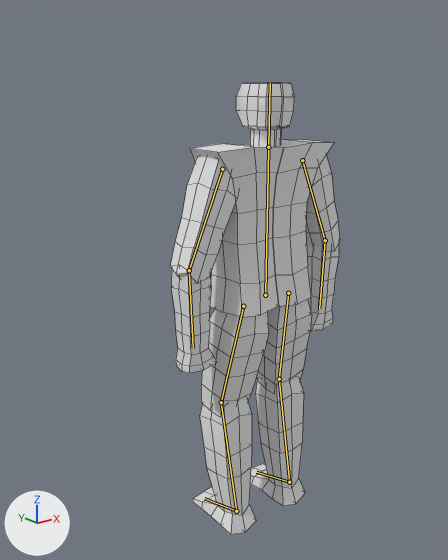
The Blender file Godot/Blender/Shambler/shambler.blend as it was, and as the next commit left it.
One viewpoint serves both versions: a 50 mm lens placed at (-2.58, -2.8, 2.93), pointed at (0.13, 0.59, 1.57). The lights are fixed; the arrows at lower left show +X, +Y and +Z. The bones that bend it are drawn over the model as lines. Mesh edges are drawn as thin lines.
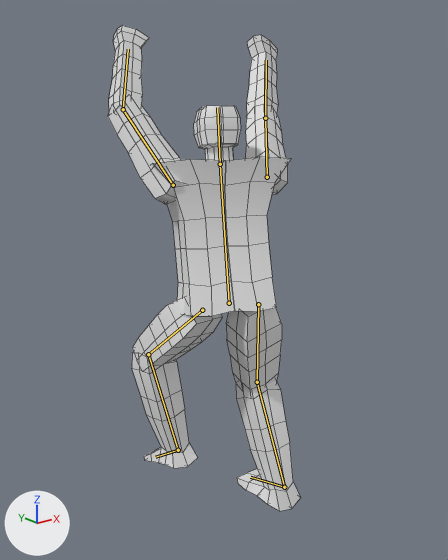
The newer file adds an action. The first version stands in its rest pose; the second is drawn at frame 6 of the action 'attack'.

Where the change shows, as pixel boxes (x1, y1, x2, y2) in the pictures (448 x 560 px):
'Cube', posed (13% wider, 8% taller): before (170, 83, 340, 534); after (108, 26, 301, 511)
bone 'body', root to tip: before (265, 295) to (268, 147); after (229, 303) to (220, 164)
bone 'head', root to tip: before (268, 147) to (270, 82); after (220, 164) to (217, 107)
bone 'upperarm.l', root to tip: before (222, 169) to (189, 270); after (173, 185) to (123, 109)
bone 'lowerarm.l', root to tip: before (189, 270) to (193, 348); after (123, 109) to (128, 49)
bone 'upperarm.r', root to tip: before (302, 160) to (325, 240); after (267, 177) to (265, 118)
bone 'lowerarm.r', root to tip: before (325, 240) to (319, 308); after (265, 118) to (266, 60)

Edits to the bpy script that builds the scene:
```text
Change bone_body:
    where bone_body = bpy.data.objects['Armature'].pose.bones['body']
    bone_body.location: (0.0, 0.0, 0.0) -> (-0.298, -0.123, 0.06)
    bone_body.rotation_quaternion: (1.0, 0.0, 0.0, 0.0) -> (0.974, -0.023, -0.196, 0.114)  # degrees (0, 0, 0) -> degrees (-6, -22, 14)
Change bone_head:
    where bone_head = bpy.data.objects['Armature'].pose.bones['head']  # child of 'body'
    bone_head.rotation_quaternion: (1.0, 0.0, 0.0, 0.0) -> (1.0, -0.004, -0.019, -0.012)  # degrees (0, 0, 0) -> degrees (0, -2, -1)
Change bone_upperarm_l:
    where bone_upperarm_l = bpy.data.objects['Armature'].pose.bones['upperarm.l']  # child of 'body'
    bone_upperarm_l.location: (0.0, 0.0, 0.0) -> (-0.003, 0.012, 0.005)
    bone_upperarm_l.rotation_quaternion: (1.0, 0.0, 0.0, 0.0) -> (0.292, -0.309, -0.338, 0.84)  # degrees (0, 0, 0) -> degrees (-52, 19, 132)
Change bone_lowerarm_l:
    where bone_lowerarm_l = bpy.data.objects['Armature'].pose.bones['lowerarm.l']  # child of 'upperarm.l'
    bone_lowerarm_l.location: (0.0, 0.0, 0.0) -> (-0.004, 0.019, -0.001)
    bone_lowerarm_l.rotation_quaternion: (1.0, 0.0, 0.0, 0.0) -> (0.98, 0.059, -0.094, 0.164)  # degrees (0, 0, 0) -> degrees (5, -12, 19)
Change bone_upperarm_r:
    where bone_upperarm_r = bpy.data.objects['Armature'].pose.bones['upperarm.r']  # child of 'body'
    bone_upperarm_r.location: (0.0, 0.0, 0.0) -> (0.003, -0.012, 0.005)
    bone_upperarm_r.rotation_quaternion: (1.0, 0.0, 0.0, 0.0) -> (0.211, -0.318, 0.396, 0.835)  # degrees (0, 0, 0) -> degrees (47, 44, 172)
Change bone_lowerarm_r:
    where bone_lowerarm_r = bpy.data.objects['Armature'].pose.bones['lowerarm.r']  # child of 'upperarm.r'
    bone_lowerarm_r.location: (0.0, 0.0, 0.0) -> (0.004, -0.019, -0.001)
    bone_lowerarm_r.rotation_quaternion: (1.0, 0.0, 0.0, 0.0) -> (0.988, 0.097, -0.02, 0.122)  # degrees (0, 0, 0) -> degrees (11, -4, 14)
Change bone_iklegtarget_l:
    where bone_iklegtarget_l = bpy.data.objects['Armature'].pose.bones['iklegtarget.l']
    bone_iklegtarget_l.location: (0.0, 0.0, 0.0) -> (0.129, -0.708, 0.001)
    bone_iklegtarget_l.rotation_quaternion: (1.0, 0.0, 0.0, 0.0) -> (0.988, 0.001, 0.0, -0.155)  # degrees (0, 0, 0) -> degrees (0, 0, -18)
Change bone_iklegtarget_r:
    where bone_iklegtarget_r = bpy.data.objects['Armature'].pose.bones['iklegtarget.r']
    bone_iklegtarget_r.location: (0.0, 0.0, 0.0) -> (0.046, 0.0, -0.022)
    bone_iklegtarget_r.rotation_quaternion: (1.0, 0.0, 0.0, 0.0) -> (1.0, -0.003, 0.006, 0.022)  # degrees (0, 0, 0) -> degrees (0, 1, 2)
```
